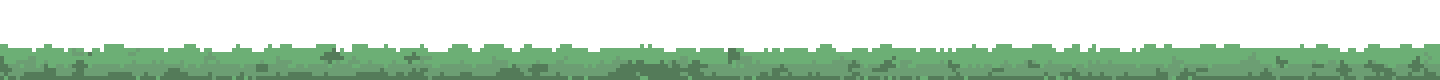
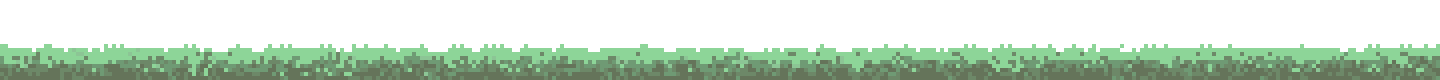
Before/after of a 1440×80 layered artwork. What changed in the layer stack:
painted on "Layer 1" over bbox(0, 44, 1440, 80)
